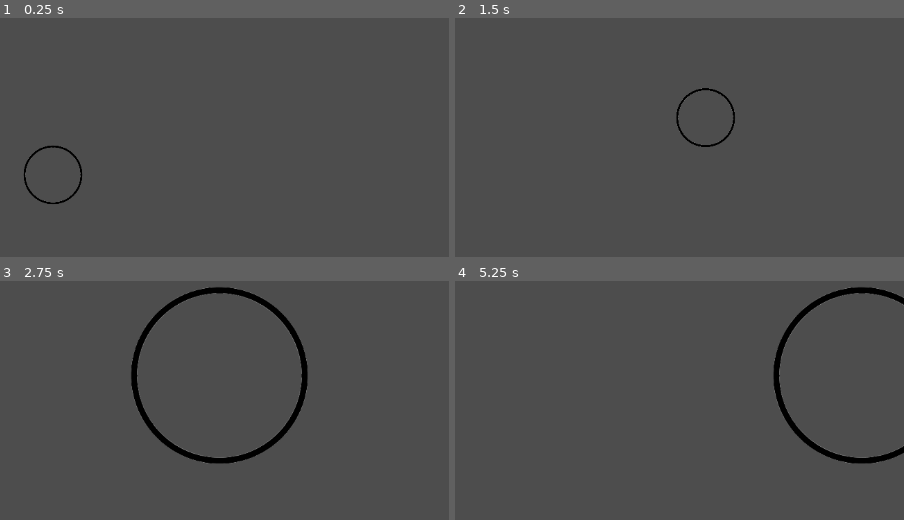
Above: before the commit, frames 1-4 (two rows, left to right).
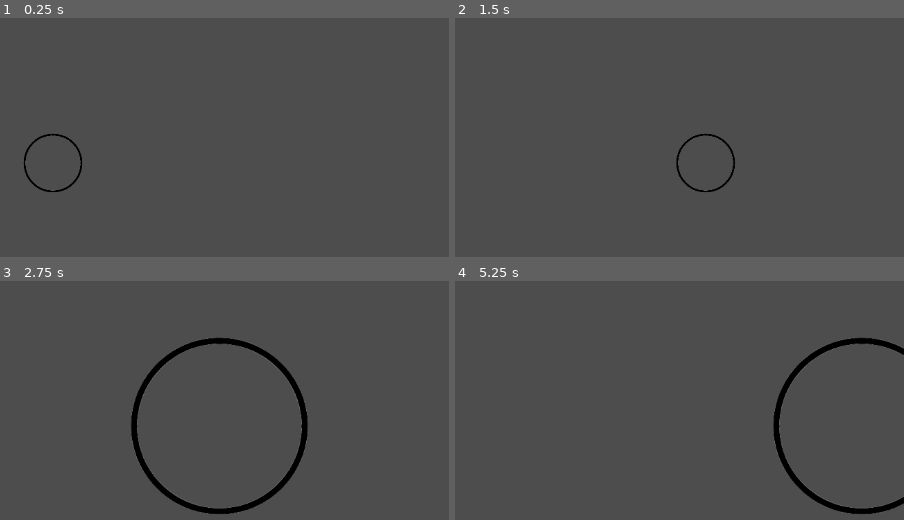
Above: after the commit, the same moments.

Repository: kylietmo/gmtk-2024-game
Game: Godot game, scene res://game.tscn
Same seed, same stepped clock (60 frames per second), same inputs: the game is played once before the commit and once after it.
Inputs:
- Up to frame 1 (0.25 s): no input
- Up to frame 2 (1.5 s): tap Enter at 0.5 s; hold D (right) from 0.53 s (still down); tap Space (scale_toggle) at 0.6, 1.35 s
- Up to frame 3 (2.75 s): release D (right) at 2.03 s; hold A (left) from 2.03 s (still down); tap Space (scale_toggle) at 2.1 s
- Up to frame 4 (5.25 s): release A (left) at 2.78 s; hold D (right) 2.78-4.28 s; tap Space (scale_toggle) every 0.75 s from 2.85 to 5.1 s; hold A (left) 4.28-5.03 s; hold D (right) from 5.03 s (still down)

The runs differ from the first frame. In frame 1, 0.6% of the frame differs, in the area x 5-19%, y 48-78%; in frame 2, 0.7%; in frame 3, 5.7%, in the area x 29-69%, y 2-98%; in frame 4, 3.8%.

Commit message:
chore: remove gravity and use vector constants

Diff:
--- a/src/game.tscn
+++ b/src/game.tscn
@@ -1,9 +1,6 @@
-[gd_scene load_steps=3 format=3 uid="uid://da47do0euyldr"]
+[gd_scene load_steps=2 format=3 uid="uid://da47do0euyldr"]
 
 [ext_resource type="PackedScene" uid="uid://5yjda1eg7860" path="res://player.tscn" id="1_j5181"]
-
-[sub_resource type="WorldBoundaryShape2D" id="WorldBoundaryShape2D_e0o11"]
-distance = -314.0
 
 [node name="Game" type="Node2D"]
 
@@ -11,12 +8,6 @@
 position = Vector2(143, 124)
 scale = Vector2(0.5, 0.5)
 
-[node name="StaticBody2D" type="StaticBody2D" parent="."]
-
-[node name="CollisionShape2D" type="CollisionShape2D" parent="StaticBody2D"]
-position = Vector2(144, -128)
-shape = SubResource("WorldBoundaryShape2D_e0o11")
-
 [node name="Camera2D" type="Camera2D" parent="."]
 position = Vector2(138, 129)
 scale = Vector2(5, 5)
--- a/src/scripts/player.gd
+++ b/src/scripts/player.gd
@@ -6,17 +6,16 @@
 @export var BIG_SIZE_SCALE = 1.5
 @export var SMALL_SIZE_SCALE = 0.5
 
+var BIG_SCALE_VEC = Vector2(BIG_SIZE_SCALE, BIG_SIZE_SCALE)
+var SMALL_SCALE_VEC = Vector2(SMALL_SIZE_SCALE, SMALL_SIZE_SCALE)
 
 func _physics_process(delta: float) -> void:
-	# Add the gravity.
-	if not is_on_floor():
-		velocity += get_gravity() * delta
 
 	if Input.is_action_just_pressed("scale_toggle"):
-		if scale == Vector2(SMALL_SIZE_SCALE, SMALL_SIZE_SCALE):
-			scale = Vector2(BIG_SIZE_SCALE, BIG_SIZE_SCALE)
+		if scale == SMALL_SCALE_VEC:
+			scale = BIG_SCALE_VEC
 		else:
-			scale = Vector2(SMALL_SIZE_SCALE, SMALL_SIZE_SCALE)
+			scale = SMALL_SCALE_VEC
 
 	# Get the input direction and handle the movement/deceleration.
 	var direction := Input.get_axis("left", "right")
